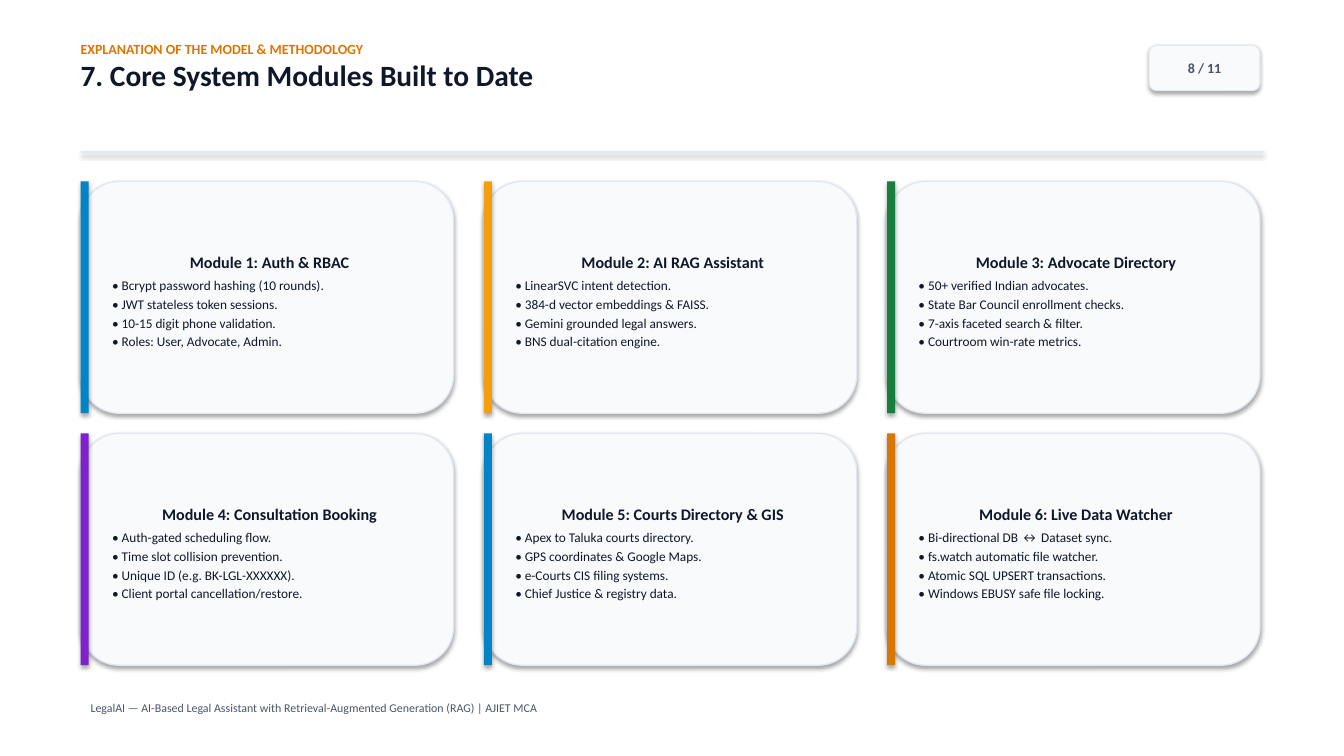
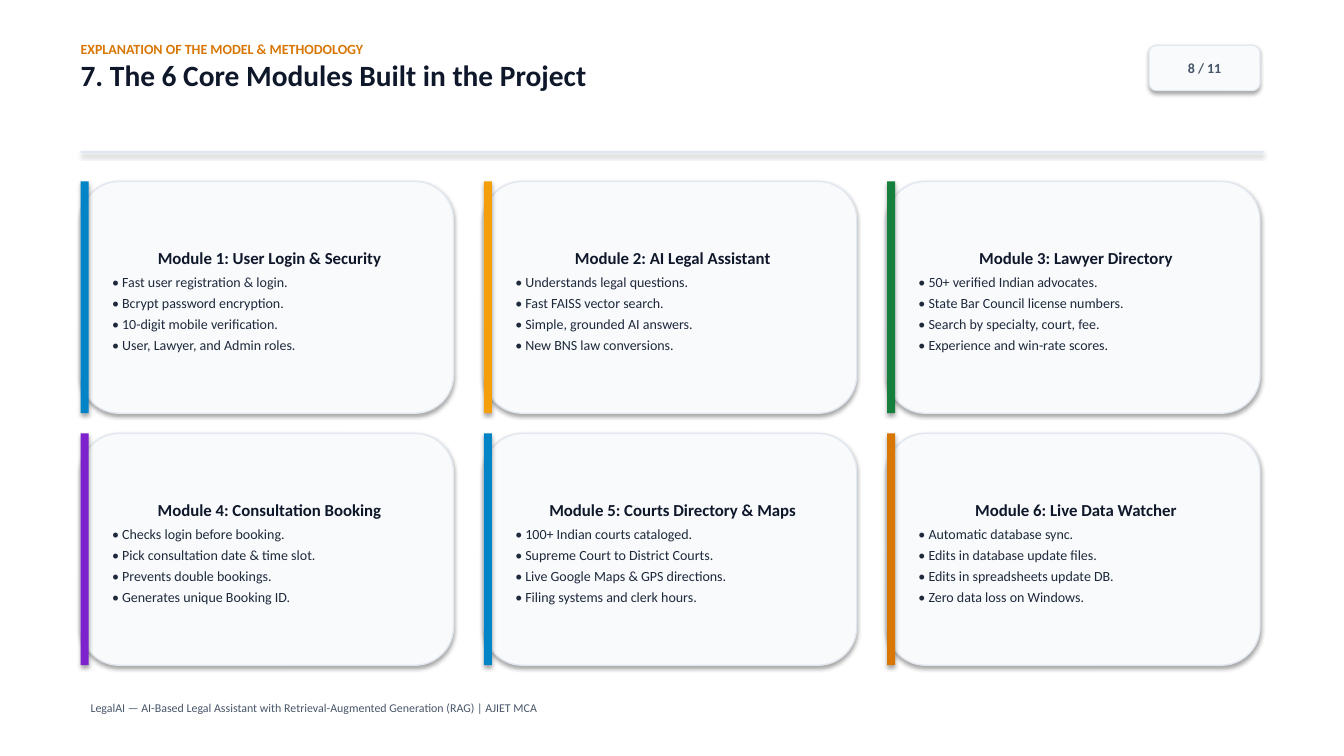
Before and after one commit to lekhanleku/Legal_AI, a slide deck: slide 8 of LegalAI_MCA_Presentation.pptx. Drawn at 1344x756 pixels with LibreOffice and Linux fonts; fonts in the diff are those of the drawing. Boxes give left, top, right and bottom in pixels: in the first picture for what was removed or moved away, otherwise in the second. Text is boxed around its words. In the diff, an @@ line names an element or a change of style, - is before the commit and + after.

Commit message:
refactor: restructure presentation decks, datasets, and machine learning models

```diff
--- a/LegalAI_MCA_Presentation.pptx
+++ b/LegalAI_MCA_Presentation.pptx
@@ text at [81,65,586,91]: text changed @@
-7. Core System Modules Built to Date
+7. The 6 Core Modules Built in the Project
@@ text in rounded rectangle at [122,252,381,353]: text changed; size 9.5 to 10 pt; text colour #0F172A to #1E293B @@
-Module 1: Auth & RBAC
-• Bcrypt password hashing (10 rounds).
-• JWT stateless token sessions.
-• 10-15 digit phone validation.
-• Roles: User, Advocate, Admin.
+Module 1: User Login & Security
+• Fast user registration & login.
+• Bcrypt password encryption.
+• 10-digit mobile verification.
+• User, Lawyer, and Admin roles.
@@ text in rounded rectangle at [525,252,771,350]: text changed; size 9.5 to 10 pt; text colour #0F172A to #1E293B @@
-Module 2: AI RAG Assistant
-• LinearSVC intent detection.
-• 384-d vector embeddings & FAISS.
-• Gemini grounded legal answers.
-• BNS dual-citation engine.
+Module 2: AI Legal Assistant
+• Understands legal questions.
+• Fast FAISS vector search.
+• Simple, grounded AI answers.
+• New BNS law conversions.
@@ text in rounded rectangle at [979,252,1173,267]: text changed; size 11.5 to 12 pt @@
-Module 3: Advocate Directory
+Module 3: Lawyer Directory
@@ text in rounded rectangle at [929,298,1124,353]: text changed; size 9.5 to 10 pt; text colour #0F172A to #1E293B @@
-• State Bar Council enrollment checks.
-• 7-axis faceted search & filter.
-• Courtroom win-rate metrics.
+• State Bar Council license numbers.
+• Search by specialty, court, fee.
+• Experience and win-rate scores.
@@ text in rounded rectangle at [929,277,1097,287]: size 9.5 to 10 pt, text colour #0F172A to #1E293B in "• 50+ verified Indian advocates."; more space between paragraphs @@
@@ text in rounded rectangle at [158,504,382,519]: size 11.5 to 12 pt in "Module 4: Consultation Booking" @@
@@ text in rounded rectangle at [525,504,796,605]: text changed; size 9.5 to 10 pt; text colour #0F172A to #1E293B @@
-Module 5: Courts Directory & GIS
-• Apex to Taluka courts directory.
-• GPS coordinates & Google Maps.
-• e-Courts CIS filing systems.
-• Chief Justice & registry data.
+Module 5: Courts Directory & Maps
+• 100+ Indian courts cataloged.
+• Supreme Court to District Courts.
+• Live Google Maps & GPS directions.
+• Filing systems and clerk hours.
@@ text in rounded rectangle at [975,504,1177,516]: size 11.5 to 12 pt in "Module 6: Live Data Watcher" @@
@@ text in rounded rectangle at [122,529,315,605]: text changed; size 9.5 to 10 pt; text colour #0F172A to #1E293B @@
-• Auth-gated scheduling flow.
-• Time slot collision prevention.
-• Unique ID (e.g. BK-LGL-XXXXXX).
-• Client portal cancellation/restore.
+• Checks login before booking.
+• Pick consultation date & time slot.
+• Prevents double bookings.
+• Generates unique Booking ID.
@@ text in rounded rectangle at [929,529,1114,602]: text changed; size 9.5 to 10 pt; text colour #0F172A to #1E293B @@
-• Bi-directional DB ↔ Dataset sync.
-• fs.watch automatic file watcher.
-• Atomic SQL UPSERT transactions.
-• Windows EBUSY safe file locking.
+• Automatic database sync.
+• Edits in database update files.
+• Edits in spreadsheets update DB.
+• Zero data loss on Windows.
```
Also in this commit, not shown: 10 other slides changed, 48 other files.
